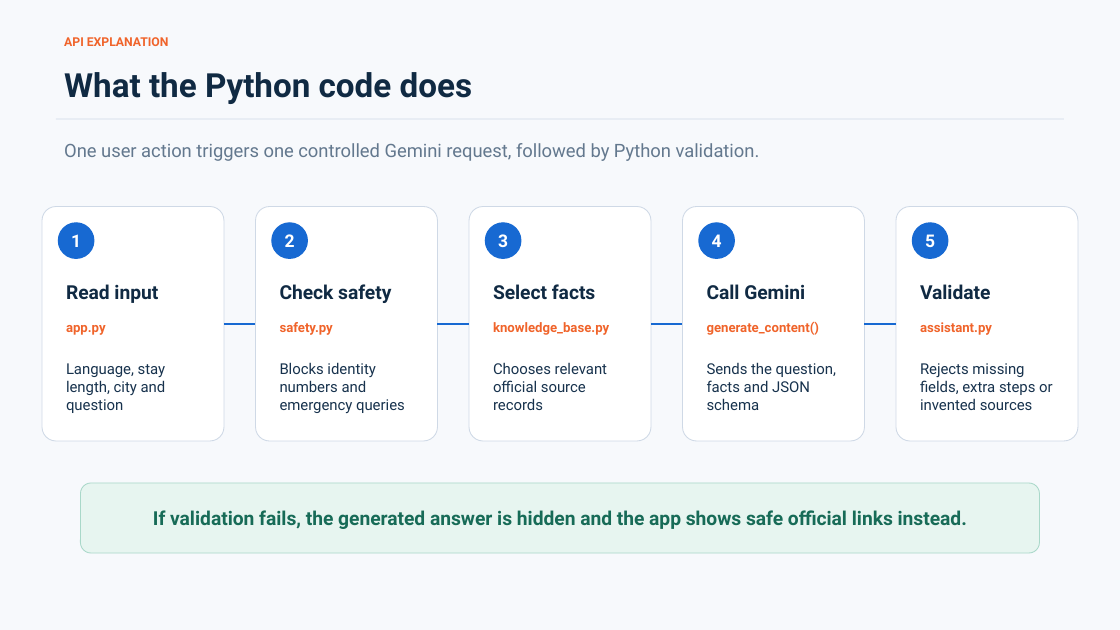
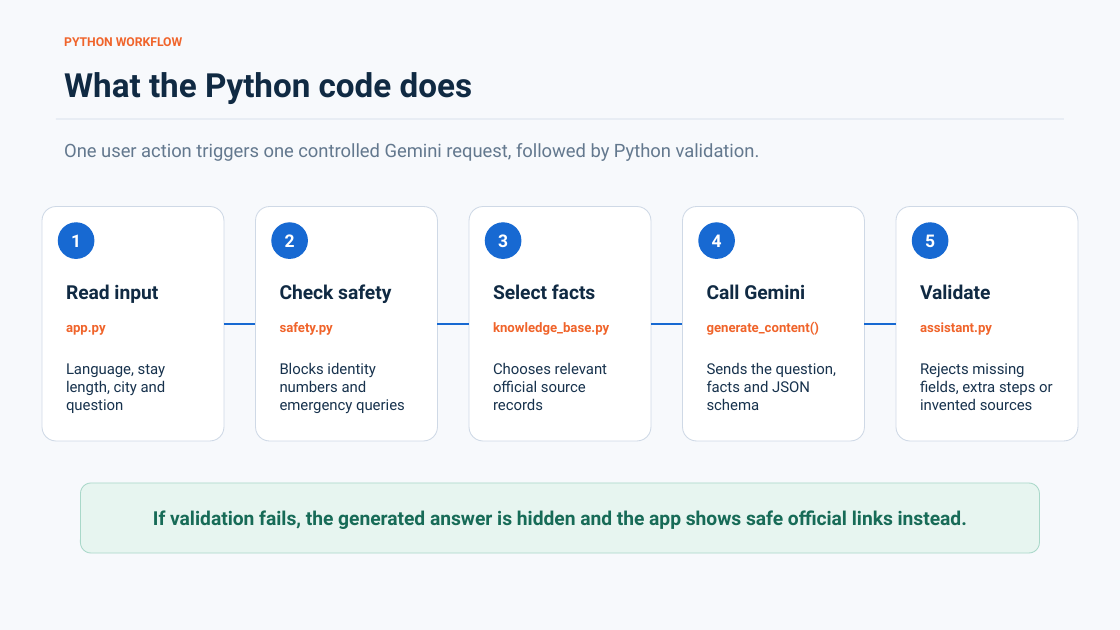
Before and after one commit to Maxlopez02/ai4g-portfolio-MaxLopez, a slide deck: slide 6 of Term 1/Week 3/hackathon/presentation/MigrationHelp-Hackathon-3-final.pptx. Drawn at 1120x630 pixels with LibreOffice and Linux fonts; fonts in the diff are those of the drawing. Boxes give left, top, right and bottom in pixels: in the first picture for what was removed or moved away, otherwise in the second. Text is boxed around its words. In the diff, an @@ line names an element or a change of style, - is before the commit and + after.

```diff
--- a/Term 1/Week 3/hackathon/presentation/MigrationHelp-Hackathon-3-final.pptx
+++ b/Term 1/Week 3/hackathon/presentation/MigrationHelp-Hackathon-3-final.pptx
@@ text at bbox=[64, 37, 183, 46]: text changed @@
-API EXPLANATION
+PYTHON WORKFLOW
```
Also in this commit, not shown: 6 other slides changed.
